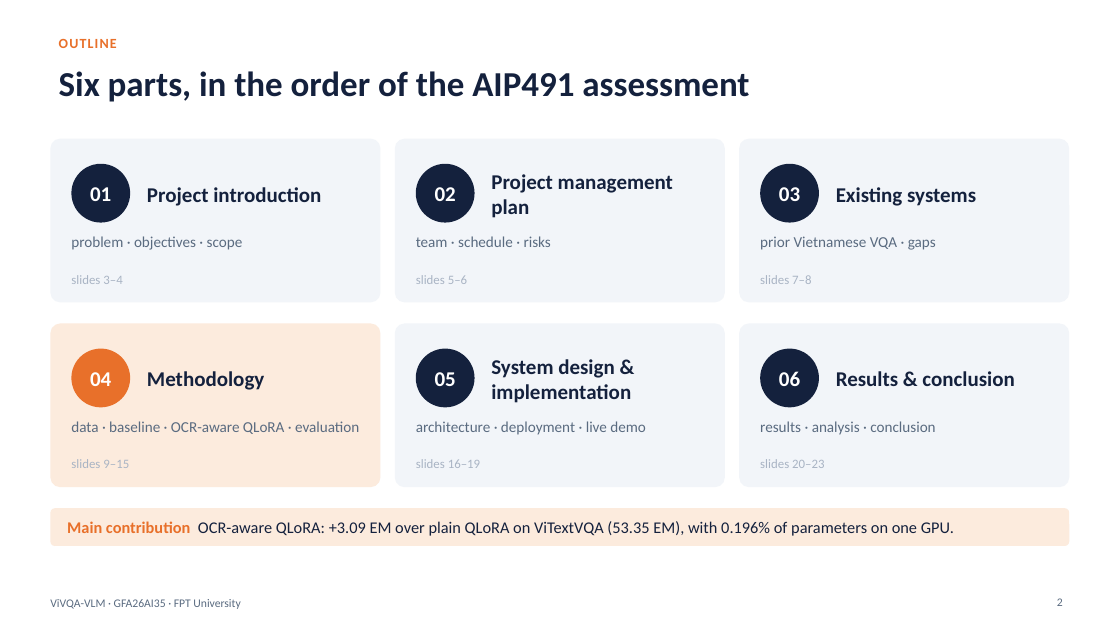
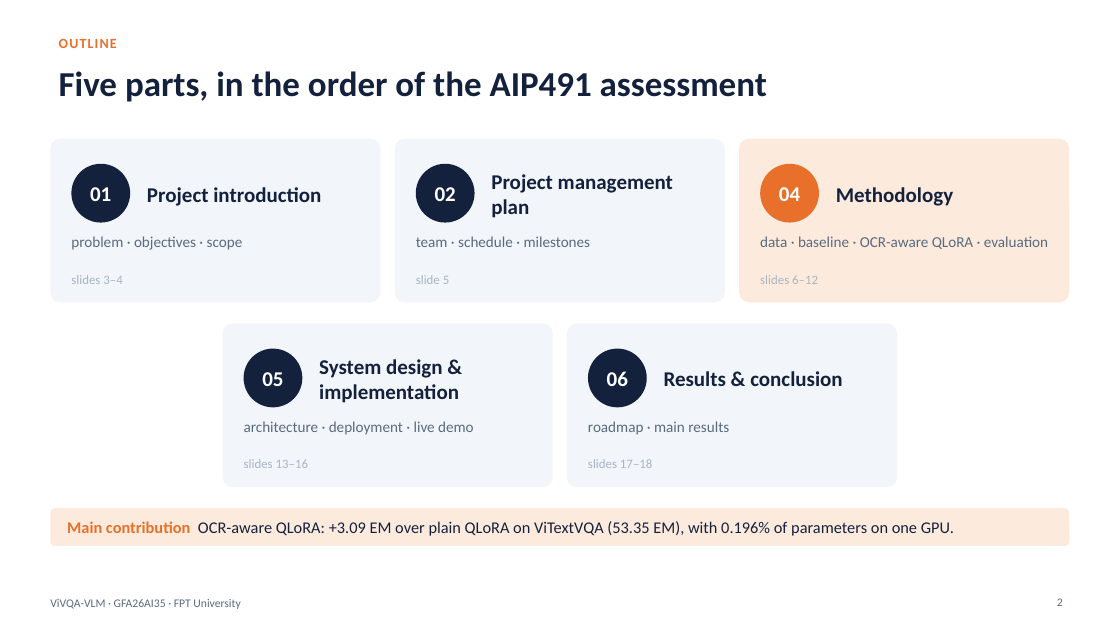
Before and after one commit to PLHGNAOH/ViVQA-VLM, a slide deck: slide 2 of docs/04_slides/KLTN_TA_Short.pptx. Drawn at 1120x630 pixels with LibreOffice and Linux fonts; fonts in the diff are those of the drawing; background and template pictures are left out. Boxes give left, top, right and bottom in pixels: in the first picture for what was removed or moved away, otherwise in the second. Text is boxed around its words. In the diff, an @@ line names an element or a change of style, - is before the commit and + after.

```diff
--- a/docs/04_slides/KLTN_TA_Short.pptx
+++ b/docs/04_slides/KLTN_TA_Short.pptx
@@ title at <box>59,71,767,102</box>: text changed @@
-Six parts, in the order of the AIP491 assessment
+Five parts, in the order of the AIP491 assessment
@@ rounded rectangle at <box>739,139,1070,302</box>: fill #F2F5F9 to #FCEBDD @@
@@ ellipse at <box>760,164,819,223</box>: fill #14213D to #E8702A @@
@@ text at <box>779,187,800,201</box>: text changed @@
-03
+04
@@ text at <box>836,187,953,206</box>: text changed @@
-Existing systems
+Methodology
@@ text at <box>416,236,591,247</box>: text changed @@
-team · schedule · risks
+team · schedule · milestones
@@ text at <box>760,236,1048,249</box>: text changed @@
-prior Vietnamese VQA · gaps
+data · baseline · OCR-aware QLoRA · evaluation
@@ text at <box>416,275,449,284</box>: text changed @@
-slides 5–6
+slide 5
@@ text at <box>760,275,818,284</box>: text changed @@
-slides 7–8
+slides 6–12
@@ rounded rectangle: place and size @@
-rounded rectangle at <box>50,323,381,487</box>
+rounded rectangle at <box>223,323,553,487</box>
@@ rounded rectangle at <box>223,323,553,487</box>: fill #FCEBDD to #F2F5F9 @@
@@ rounded rectangle: place and size @@
-rounded rectangle at <box>395,323,725,487</box>
+rounded rectangle at <box>567,323,897,487</box>
@@ rounded rectangle removed at <box>739,323,1070,487</box> @@
@@ ellipse: place and size @@
-ellipse at <box>71,349,130,408</box>
+ellipse at <box>244,349,302,408</box>
@@ ellipse at <box>244,349,302,408</box>: fill #E8702A to #14213D @@
@@ text "System design & implementation": place and size @@
-text "System design & implementation" at <box>491,359,631,403</box>
+text "System design & implementation" at <box>319,359,459,403</box>
@@ ellipse: place and size @@
-ellipse at <box>416,349,475,408</box>
+ellipse at <box>588,349,647,408</box>
@@ 4 texts: place and size @@
-4 texts at <box>416,371,1014,435</box>
+4 texts at <box>244,371,842,435</box>
@@ ellipse removed at <box>760,349,819,408</box> @@
@@ text removed at <box>90,372,111,386</box> @@
-04
@@ text removed at <box>147,371,264,390</box> @@
-Methodology
@@ text removed at <box>71,421,359,434</box> @@
-data · baseline · OCR-aware QLoRA · evaluation
@@ text added at <box>588,421,729,435</box>, 13 pt, text #5A6B80 @@
+roadmap · main results
@@ text removed at <box>760,421,935,435</box> @@
-results · analysis · conclusion
@@ text at <box>244,459,308,468</box>: text changed @@
-slides 9–15
+slides 13–16
@@ text at <box>588,459,652,468</box>: text changed @@
-slides 16–19
+slides 17–18
@@ text removed at <box>760,459,824,468</box> @@
-slides 20–23
```
Also in this commit, not shown: 5 slides removed, 1 other file.
